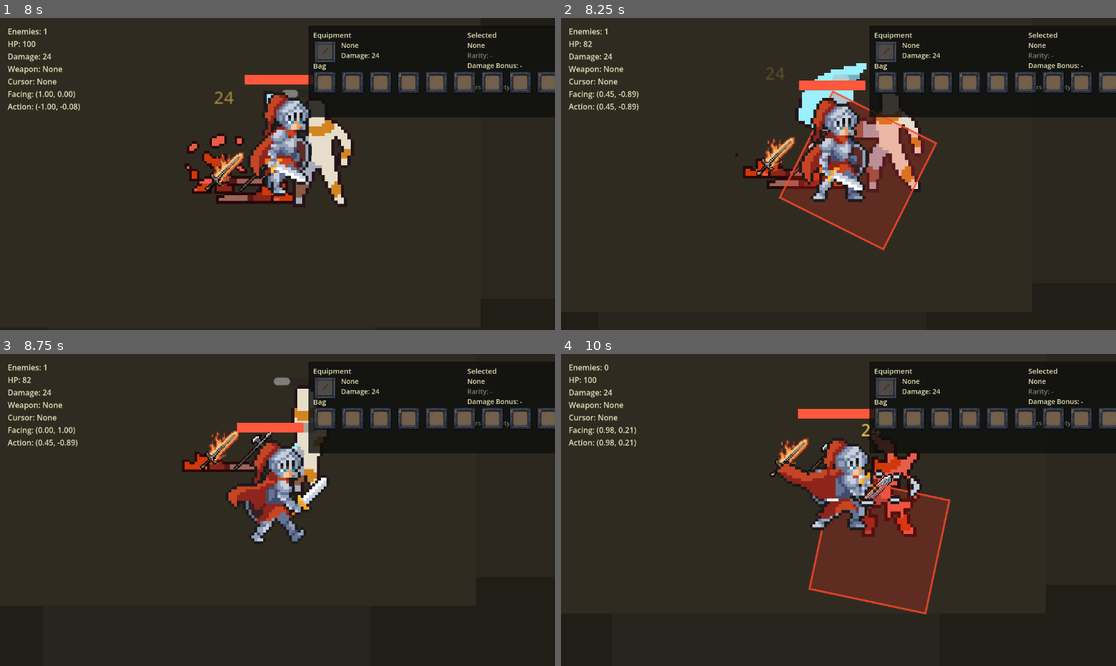
Above: before the commit, frames 1-4 (two rows, left to right).
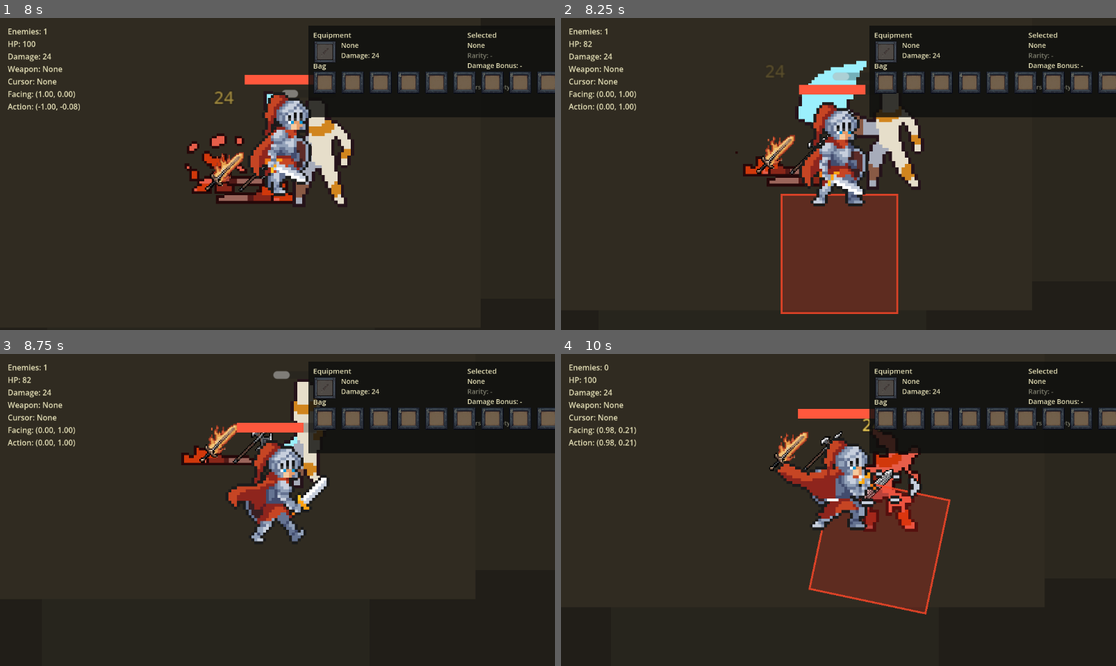
Above: after the commit, the same moments.

Repository: wq1456728/prototype-alpha
Game: Godot game, scene res://scenes/maps/combat_sandbox.tscn
Two runs of this game, one before a commit and one after it. Both use one fixed random seed, a clock stepped at 60 frames per second and the inputs below. Sound files missing from this copy of the repository are replaced by a short silence.
Inputs (mouse positions are in pixels of both pictures, inside the frame that each line leads up to):
- Up to frame 1 (8 s): tap Enter at 0.5 s; move the mouse to (399, 158) at 0.52 s; hold Right (ui_right) 0.53-1.28 s; tap B at 0.6 s; click (399, 158) at 0.67 s; move the mouse to (166, 189) at 1.27 s; hold Down (ui_down) 1.28-2.03 s; tap 1 at 1.35 s; click (166, 189) at 1.42 s; move the mouse to (333, 105) at 2.02 s; hold Right (ui_right) 2.03-2.78 s; tap 2 at 2.1 s; click (333, 105) at 2.17 s; move the mouse to (249, 236) at 2.77 s; hold Up (ui_up) 2.78-3.53 s; tap 3 at 2.85 s; click (249, 236) at 2.92 s; move the mouse to (444, 220) at 3.52 s; hold Left (ui_left) 3.53-5.03 s; tap 4 at 3.6 s; click (444, 220) at 3.67 s; move the mouse to (111, 127) at 4.27 s; tap 5 at 4.35 s; click (111, 127) at 4.42 s; move the mouse to (305, 174) at 5.02 s; hold Down (ui_down) 5.03-5.78 s; tap 6 at 5.1 s; click (305, 174) at 5.17 s; move the mouse to (194, 96) at 5.77 s; hold Right (ui_right) 5.78-6.53 s; tap 7 at 5.85 s; click (194, 96) at 5.92 s; move the mouse to (399, 158) at 6.52 s; hold Up (ui_up) 6.53-7.28 s; tap 8 at 6.6 s; click (399, 158) at 6.67 s; move the mouse to (166, 189) at 7.27 s; hold Right (ui_right) from 7.28 s (still down); tap 9 at 7.35 s; click (166, 189) at 7.42 s
- Up to frame 2 (8.25 s): move the mouse to (894, 105) at 8.02 s; release Right (ui_right) at 8.03 s; hold Down (ui_down) from 8.03 s (still down); tap 0 at 8.1 s; click (894, 105) at 8.17 s
- Up to frame 3 (8.75 s): keep holding Down (ui_down)
- Up to frame 4 (10 s): move the mouse to (810, 572) at 8.77 s; release Down (ui_down) at 8.78 s; hold Left (ui_left) 8.78-9.53 s; tap V at 8.85 s; click (810, 572) at 8.92 s; move the mouse to (1005, 556) at 9.52 s; hold Up (ui_up) from 9.53 s (still down); hold Shift from 9.53 s (still down); click (1005, 556) at 9.67 s

Frame 1 is identical in both runs. In frame 2, 13% of the frame differs, in the area x 8-68%, y 13-95%; in frame 3, 2.0%; in frame 4, 2.0%.

Commit message:
Fix world item pickup input priority

Diff:
--- a/scripts/maps/combat_sandbox.gd
+++ b/scripts/maps/combat_sandbox.gd
@@ -62,17 +62,23 @@
 		respawn_pending = false
 
 
+func _input(event: InputEvent) -> void:
+	if event is InputEventMouseButton:
+		var mouse_event := event as InputEventMouseButton
+		if mouse_event.pressed and mouse_event.button_index == MOUSE_BUTTON_LEFT:
+			if _is_screen_point_in_inventory(mouse_event.position):
+				_suppress_player_attack_input()
+				return
+			if _handle_world_left_click():
+				get_viewport().set_input_as_handled()
+
+
 func _unhandled_input(event: InputEvent) -> void:
 	if event is InputEventKey:
 		var key_event := event as InputEventKey
 		if key_event.pressed and not key_event.echo and key_event.keycode == KEY_B:
 			toggle_inventory_visibility()
 			get_viewport().set_input_as_handled()
-	elif event is InputEventMouseButton:
-		var mouse_event := event as InputEventMouseButton
-		if mouse_event.pressed and mouse_event.button_index == MOUSE_BUTTON_LEFT:
-			if _handle_world_left_click():
-				get_viewport().set_input_as_handled()
 
 
 func toggle_inventory_visibility() -> void:
@@ -545,6 +551,10 @@
 		player.suppress_attack_inputs()
 
 
+func _is_screen_point_in_inventory(screen_position: Vector2) -> bool:
+	return inventory_panel != null and inventory_panel.visible and inventory_panel.get_global_rect().has_point(screen_position)
+
+
 func _slot_key_text(index: int) -> String:
 	if index == 9:
 		return "0"
Not shown, changed: TASK_BOARD.md
